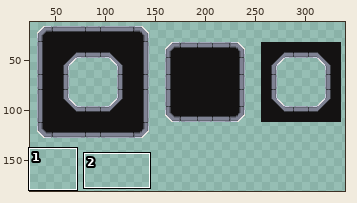
Two versions of one sprite sheet, assets/sprites/world/world_tileset.png. The first picture is a wide view before the edit; the outline marks the close-up.
Close-up. As it was:
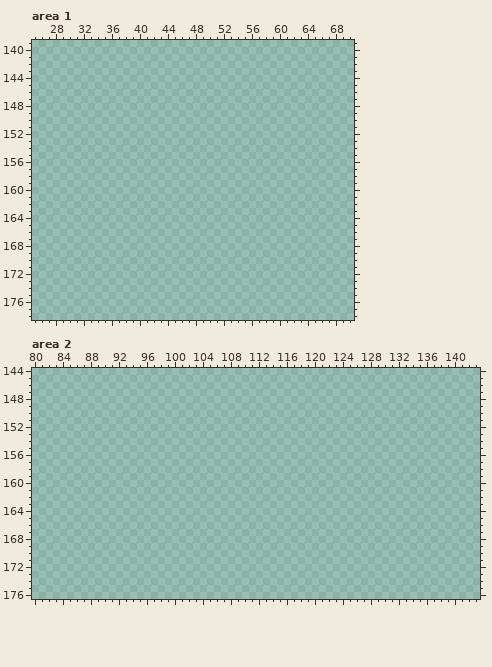
The file is 512x512 pixels. Shown: area 1: x 25..70, y 139..178; area 2: x 80..143, y 144..176. The wide view leaves out empty margins.
Palette (. is transparent): 
Once edited:
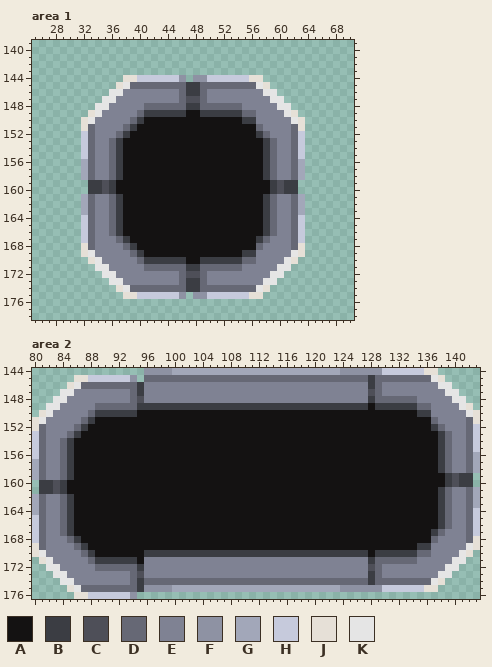
Colours new in this view: A #141212  B #3b3d43  C #4e4f58  D #666875  E #7f8293  F #8e92a3  G #a2a7b9  H #c6cadc  J #e6e0d7  K #e5e5e5
The exact change:
Changed rows in their new state; - is an unchanged pixel.
Area 1:
first column x 32:
144 ------JJHHHHHHF-FFHHHHHHJJ------
145 -----JKDDDDDDDDBBDDDDDDDDKJ-----
146 ----KKEEEEEEEEDBBDEEEEEEEEKK----
147 ---KKEEEEEEEEEDCCDEEEEEEEEEKK---
148 --KKEEEEEDDDDDDBBDDDDDDEEEEEKK--
149 -JKEEEEEDBBBBBBAABBBBBBDDEEEEKJ-
150 JKEEEEEDBAAAAAAAAAAAAAABBEEEEEKJ
151 JDEEEEDBAAAAAAAAAAAAAAAAADEEEEDJ
152 HDEEEDBAAAAAAAAAAAAAAAAAABDEEEDH
153 HDEEDBAAAAAAAAAAAAAAAAAAAABDEEDH
154 HDEEDBAAAAAAAAAAAAAAAAAAAABDEEDH
155 HDEEDBAAAAAAAAAAAAAAAAAAAABDEEDH
156 GDEEDBAAAAAAAAAAAAAAAAAAAABDEEDG
157 GDEEDBAAAAAAAAAAAAAAAAAAAABDEEDG
158 GDEEDBAAAAAAAAAAAAAAAAAAAABDEEDG
159 -BBCBAAAAAAAAAAAAAAAAAAAAAABCBB-
160 -BBCBAAAAAAAAAAAAAAAAAAAAAABCBB-
161 GDEEDBAAAAAAAAAAAAAAAAAAAABDEEDG
162 GDEEDBAAAAAAAAAAAAAAAAAAAABDEEDG
163 GDEEDBAAAAAAAAAAAAAAAAAAAABDEEDG
164 HDEEDBAAAAAAAAAAAAAAAAAAAABDEEDH
165 HDEEDBAAAAAAAAAAAAAAAAAAAABDEEDH
166 HDEEDBAAAAAAAAAAAAAAAAAAAABDEEDH
167 HDEEEDBAAAAAAAAAAAAAAAAAABDEEEDH
168 JDEEEEDBAAAAAAAAAAAAAAAAADEEEEDJ
169 JKEEEEEDBAAAAAAAAAAAAAABBEEEEEKJ
170 -JKEEEEEDBBBBBBAABBBBBBDDEEEEKJ-
171 --KKEEEEEDDDDDDBBDDDDDDEEEEEKK--
172 ---KKEEEEEEEEEDCCDEEEEEEEEEKK---
173 ----KKEEEEEEEEDBBDEEEEEEEEKK----
174 -----JKDDDDDDDDBBDDDDDDDDKJ-----
175 ------JJHHHHHHF-FFHHHHHHJJ------
Area 2:
first column x 80:
144 ----------------FFFFGGGGGGGGGGGGGGGGGGGGGGGGFFFFFFHHHHHHJJ------
145 ------JJHHHHHHF-DDDDDDDDDDDDDDDDDDDDDDDDDDDDDDDDBDDDDDDDDKJ-----
146 -----JKDDDDDDDDBEEEEEEEEEEEEEEEEEEEEEEEEEEEEEEEEBDEEEEEEEEKK----
147 ----KKEEEEEEEEDBEEEEEEEEEEEEEEEEEEEEEEEEEEEEEEEECDEEEEEEEEEKK---
148 ---KKEEEEEEEEEDCEEEEEEEEEEEEEEEEEEEEEEEEEEEEEEEEBDDDDDDEEEEEKK--
149 --KKEEEEEDDDDDDBBBBBBBBBBBBBBBBBBBBBBBBBBBBBBBBBABBBBBBDDEEEEKJ-
150 -JKEEEEEDBBBBBBAAAAAAAAAAAAAAAAAAAAAAAAAAAAAAAAAAAAAAAABBEEEEEKJ
151 JKEEEEEDBAAAAAAAAAAAAAAAAAAAAAAAAAAAAAAAAAAAAAAAAAAAAAAAADEEEEDJ
152 JDEEEEDBAAAAAAAAAAAAAAAAAAAAAAAAAAAAAAAAAAAAAAAAAAAAAAAAABDEEEDH
153 HDEEEDBAAAAAAAAAAAAAAAAAAAAAAAAAAAAAAAAAAAAAAAAAAAAAAAAAAABDEEDH
154 HDEEDBAAAAAAAAAAAAAAAAAAAAAAAAAAAAAAAAAAAAAAAAAAAAAAAAAAAABDEEDH
155 HDEEDBAAAAAAAAAAAAAAAAAAAAAAAAAAAAAAAAAAAAAAAAAAAAAAAAAAAABDEEDH
156 HDEEDBAAAAAAAAAAAAAAAAAAAAAAAAAAAAAAAAAAAAAAAAAAAAAAAAAAAABDEEDG
157 GDEEDBAAAAAAAAAAAAAAAAAAAAAAAAAAAAAAAAAAAAAAAAAAAAAAAAAAAABDEEDG
158 GDEEDBAAAAAAAAAAAAAAAAAAAAAAAAAAAAAAAAAAAAAAAAAAAAAAAAAAAABDEEDG
159 GDEEDBAAAAAAAAAAAAAAAAAAAAAAAAAAAAAAAAAAAAAAAAAAAAAAAAAAAAABCBB-
160 -BBCBAAAAAAAAAAAAAAAAAAAAAAAAAAAAAAAAAAAAAAAAAAAAAAAAAAAAAABCBB-
161 -BBCBAAAAAAAAAAAAAAAAAAAAAAAAAAAAAAAAAAAAAAAAAAAAAAAAAAAAABDEEDG
162 GDEEDBAAAAAAAAAAAAAAAAAAAAAAAAAAAAAAAAAAAAAAAAAAAAAAAAAAAABDEEDG
163 GDEEDBAAAAAAAAAAAAAAAAAAAAAAAAAAAAAAAAAAAAAAAAAAAAAAAAAAAABDEEDG
164 GDEEDBAAAAAAAAAAAAAAAAAAAAAAAAAAAAAAAAAAAAAAAAAAAAAAAAAAAABDEEDH
165 HDEEDBAAAAAAAAAAAAAAAAAAAAAAAAAAAAAAAAAAAAAAAAAAAAAAAAAAAABDEEDH
166 HDEEDBAAAAAAAAAAAAAAAAAAAAAAAAAAAAAAAAAAAAAAAAAAAAAAAAAAAABDEEDH
167 HDEEDBAAAAAAAAAAAAAAAAAAAAAAAAAAAAAAAAAAAAAAAAAAAAAAAAAAABDEEEDH
168 HDEEEDBAAAAAAAAAAAAAAAAAAAAAAAAAAAAAAAAAAAAAAAAAAAAAAAAAADEEEEDJ
169 JDEEEEDBAAAAAAAAAAAAAAAAAAAAAAAAAAAAAAAAAAAAAAAAAAAAAAABBEEEEEKJ
170 JKEEEEEDBAAAAAAABBBBBBBBBBBBBBBBBBBBBBBBBBBBBBBBABBBBBBDDEEEEKJ-
171 -JKEEEEEDBBBBBBAEEEEEEEEEEEEEEEEEEEEEEEEEEEEEEEEBDDDDDDEEEEEKK--
172 --KKEEEEEDDDDDDBEEEEEEEEEEEEEEEEEEEEEEEEEEEEEEEECDEEEEEEEEEKK---
173 ---KKEEEEEEEEEDCEEEEEEEEEEEEEEEEEEEEEEEEEEEEEEEEBDEEEEEEEEKK----
174 ----KKEEEEEEEEDBDDDDDDDDDDDDDDDDDDDDDDDDDDDDDDDDBDDDDDDDDKJ-----
175 -----JKDDDDDDDDBFFFFGGGGGGGGGGGGGGGGGGGGGGGGFFFFFFHHHHHHJJ------
176 ------JJHHHHHHF-------------------------------------------------
